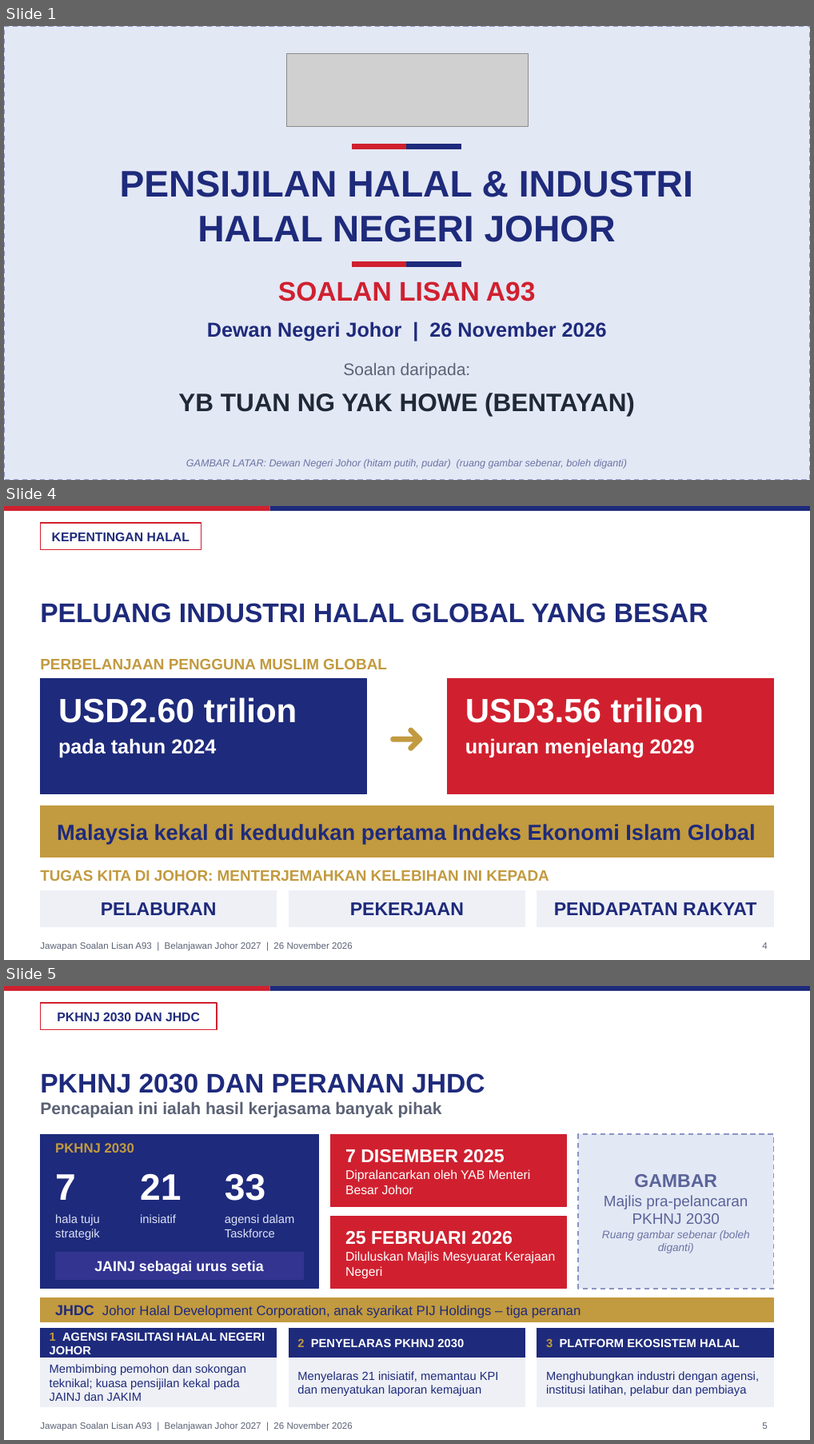
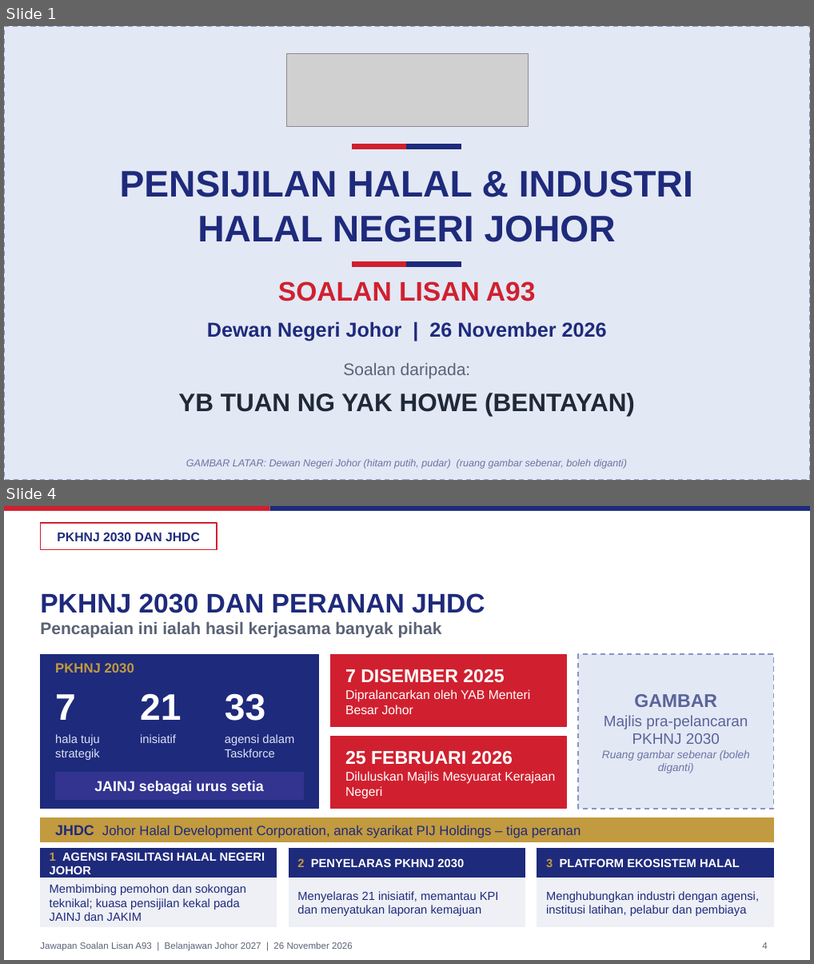
Before and after one commit to nawaljoe/Nawal, a slide deck: slides/A93_Halal_Johor_16x9.pptx. Shown one above the other, each under a label of ours: slides 1, 4 and 5 before the commit, slides 1 and 4 after it; the slides between them are not shown. The pictures are 814x1444 and 814x964 pixels, drawn with LibreOffice and Linux fonts; fonts in the diff are those of the drawing; grey boxes stand for pictures; background and template pictures are left out. Boxes give left, top, right and bottom in pixels: in the first picture for what was removed or moved away, otherwise in the second. Text is boxed around its words. In the diff, an @@ line names an element or a change of style, - is before the commit and + after.

```diff
--- a/slides/A93_Halal_Johor_16x9.pptx
+++ b/slides/A93_Halal_Johor_16x9.pptx
@@ slide 4 removed at box(4, 506, 810, 960), background #FFFFFF; not listed: 3 template elements that a slide beside it also shows @@
@@ rectangle removed at box(40, 523, 202, 549) @@
@@ text removed at box(52, 532, 190, 541) @@
-KEPENTINGAN HALAL
@@ title removed at box(40, 603, 709, 623) @@
-PELUANG INDUSTRI HALAL GLOBAL YANG BESAR
@@ text removed at box(40, 659, 387, 669) @@
-PERBELANJAAN PENGGUNA MUSLIM GLOBAL
@@ rectangle removed at box(40, 679, 367, 793) @@
@@ text removed at box(58, 697, 297, 723) @@
-USD2.60 trilion
@@ text removed at box(367, 679, 447, 793) @@
-➜
@@ rectangle removed at box(447, 679, 774, 793) @@
@@ text removed at box(466, 697, 704, 723) @@
-USD3.56 trilion
@@ text removed at box(58, 738, 216, 758) @@
-pada tahun 2024
@@ text removed at box(466, 738, 695, 758) @@
-unjuran menjelang 2029
@@ rectangle removed at box(40, 805, 774, 857) @@
@@ text removed at box(57, 824, 756, 844) @@
-Malaysia kekal di kedudukan pertama Indeks Ekonomi Islam Global
@@ text removed at box(40, 870, 549, 880) @@
-TUGAS KITA DI JOHOR: MENTERJEMAHKAN KELEBIHAN INI KEPADA
@@ rectangle removed at box(40, 890, 277, 927) @@
@@ text removed at box(101, 902, 217, 915) @@
-PELABURAN
@@ rectangle removed at box(289, 890, 526, 927) @@
@@ text removed at box(350, 902, 464, 915) @@
-PEKERJAAN
@@ rectangle removed at box(538, 890, 774, 927) @@
@@ text removed at box(554, 902, 757, 915) @@
-PENDAPATAN RAKYAT
@@ page number removed at box(762, 942, 767, 948) @@
-4
@@ what was slide 5 is now slide 4 @@
@@ page number at box(762, 942, 767, 948): text changed @@
-5
+4
```
Also in this commit, not shown: 1 slide changed, 4 other files.
